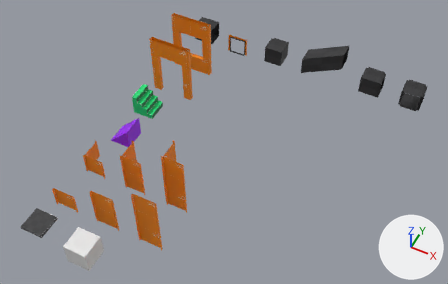
Two versions of the Blender file assets/gridmaps/prototype/prototype.blend, one commit apart.
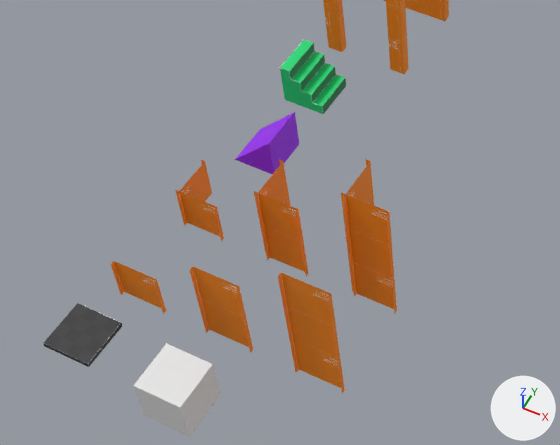
There are two pictures of each version: one whole from a 50 mm lens placed at (13.03, -8.57, 20.98), pointed at (5.19, 7.1, 1.38), one close up on the part from 0% to 59% of the width and 23% to 97% of the height. Every picture has the same lights, and +X, +Y and +Z are marked at lower right. The older version's two pictures come first.

Objects in the first close-up: 'Cube-noimp', 'corner_1x1-col', 'corner_1x2-col', 'corner_1x3-col', 'door_2x3-col', 'floor_1x1-convcol', 'slope_1x1-convcol', 'stairs_1x1-col', 'wall_1x1-convcol', 'wall_1x2-convcol', 'wall_1x3-convcol', 'window_1x3-col'.
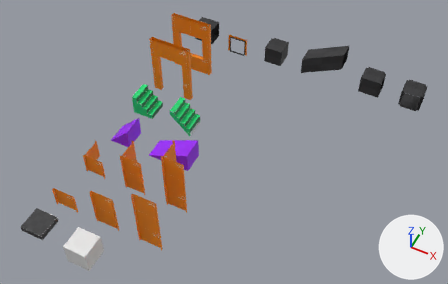
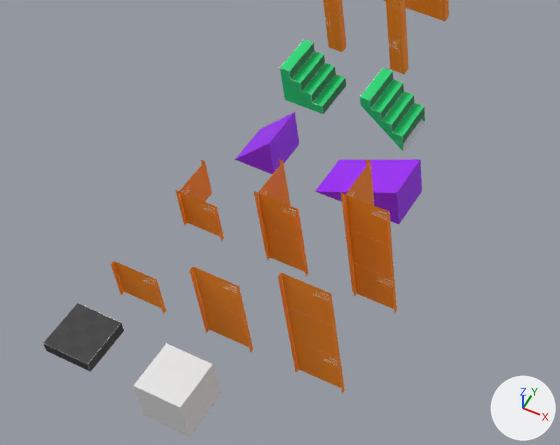
Commit message: More prototype meshes.

Diff of the bpy script that builds the scene:
```diff
--- a/assets/gridmaps/prototype/prototype.blend.py
+++ b/assets/gridmaps/prototype/prototype.blend.py
@@ me_cube_001 @@
 # used by ob_floor_1x1_convcol; location = (0.5, 0.5, 0.5)
-me_cube_001.from_pydata(...)  # 8 vertices, 6 faces; spans x -0.5..0.5, y -0.5..0.5, z 0.4..0.5
+me_cube_001.from_pydata(...)  # 8 vertices, 6 faces; spans x -0.5..0.5, y -0.5..0.5, z 0.25..0.5
+# me_cube_001 part 1: the whole mesh is scaled about its middle by (1, 1, 2.5), then moved by (0.0, 0.0, -0.075)
 me_cube_001.materials.append(mat_floor)
@@ me_cube_020 @@
+me_cube_020.from_pydata(...)  # 28 vertices, 25 faces; spans x -0.5..0.5, y -0.5..0.5, z -0.75..0.5
+# faces by material slot: [24, 1]
+me_cube_020.materials.append(mat_stairs)  # picture img_texture_11_png
+me_cube_020.materials.append(mat_ceiling)  # picture img_texture_01_png
@@ me_cube_015 @@
+me_cube_015.from_pydata(...)  # 6 vertices, 5 faces; spans x -0.5..1.5, y -0.5..0.5, z -0.5..0.5
+me_cube_015.materials.append(mat_slope)  # picture img_texture_03_png
@@ ob_stairs_1x1_col_001 @@
+ob_stairs_1x1_col_001 = bpy.data.objects.new('stairs_1x1-col.001', me_cube_020)
+ob_stairs_1x1_col_001.location = (2.5, 8.5, 0.5)
@@ ob_slope_2x1_convcol @@
+ob_slope_2x1_convcol = bpy.data.objects.new('slope_2x1-convcol', me_cube_015)
+ob_slope_2x1_convcol.location = (2.5, 6.5, 0.5)
```

Pixel boxes [x1, y1, x2, y2] of what changed, in the close-ups (560 x 445 px; the box of a moved part takes in the faces that stretch with it):
'slope_2x1-convcol', added (purple)
    after: [315, 159, 422, 224]
'floor_1x1-convcol', moved, rescaled (8% taller)
    before: [43, 303, 123, 367]
    after: [43, 303, 124, 372]
'stairs_1x1-col.001', added (green)
    after: [360, 68, 425, 152]
    faces in mat_stairs (picture img_texture_11_png): [360, 68, 425, 151]
    faces in mat_ceiling (picture img_texture_01_png): [403, 119, 425, 152]
part 1 of me_cube_001, moved or reshaped
    before: [43, 323, 123, 367]
    after: [43, 323, 124, 372]
